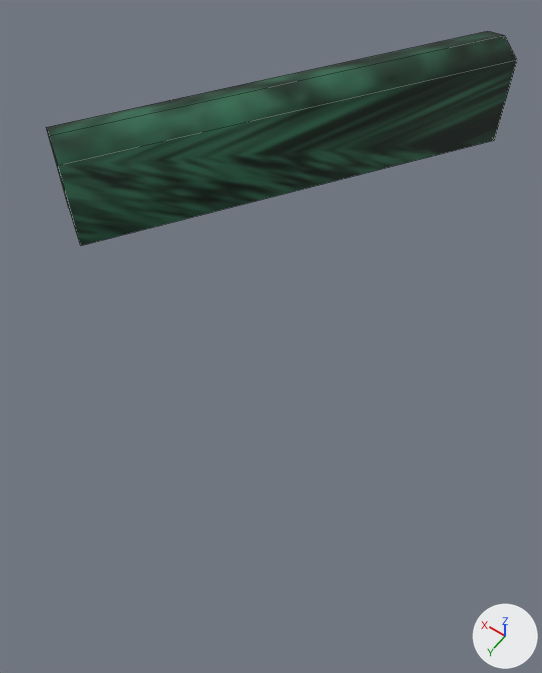
Before and after pictures for a commit that changed the FBX model BrackeysGameJam/Assets/_Main/Models/Walls/Ring5W7.fbx.
Camera for both pictures: a 50 mm camera at (-59.7, -51.1, 19.1) aimed at (-50.8, -63.5, -0.5). Lighting does not change. The marker at lower right points along +X, +Y and +Z. Mesh edges are drawn as thin lines. Where no turn or scale is listed for an object, it has been applied to the vertices.

Objects in the first picture: 'Ring5W7'.
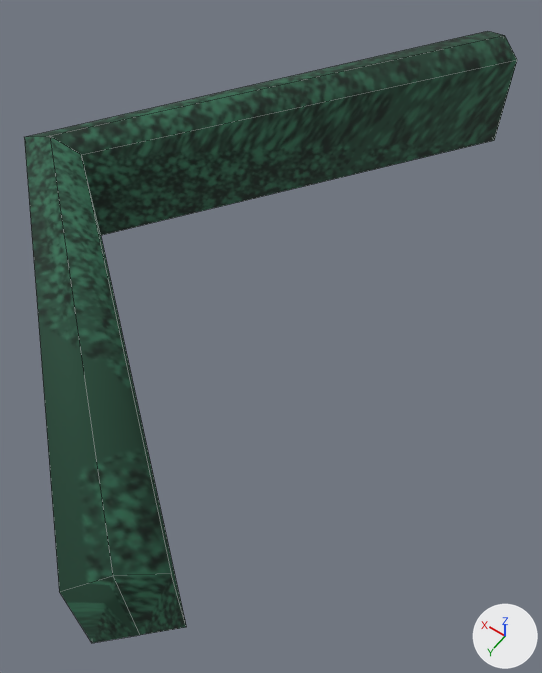
Where the newer file only moved an object's origin or applied its transform, the numbers keep the older frame.

Changed parts and their boxes [x1, y1, x2, y2] in the pictures (542 x 673 px):
'Ring5W7', reshaped (184% taller): before [46, 31, 517, 246]; after [24, 31, 517, 643]

The change, as a diff of the scene's bpy script:
```diff
--- a/BrackeysGameJam/Assets/_Main/Models/Walls/Ring5W7.fbx.py
+++ b/BrackeysGameJam/Assets/_Main/Models/Walls/Ring5W7.fbx.py
@@ me_circle_053 @@
 # used by ob_ring5w7; location = (0.0, 0.0, 0.0)
-me_circle_053.from_pydata(...)  # 12 vertices, 8 faces; spans x -52.5..-41.4, y -77.8..-62.6, z 0.0..4.0
+me_circle_053.from_pydata(...)  # 17 vertices, 12 faces; spans x -54.6..-41.2, y -77.8..-53.0, z 0.0..4.0
+# me_circle_053 part 1
+# 3 vertices are removed from x -43.1..-41.4, y -63.8..-62.6, z 0.0..3.6
+# 6 faces are deleted
+# 2 vertices move from x -43.1..-41.4, y -63.8..-62.6, z 0.0 to x -43.3..-41.2, y -63.4..-63.0, z 0.0
+# 8 vertices are added at x -54.6..-41.2, y -63.4..-53.0, z 0.0..4.0
+# 10 new faces join them
 me_circle_053.materials.append(mat_hedge)
```
